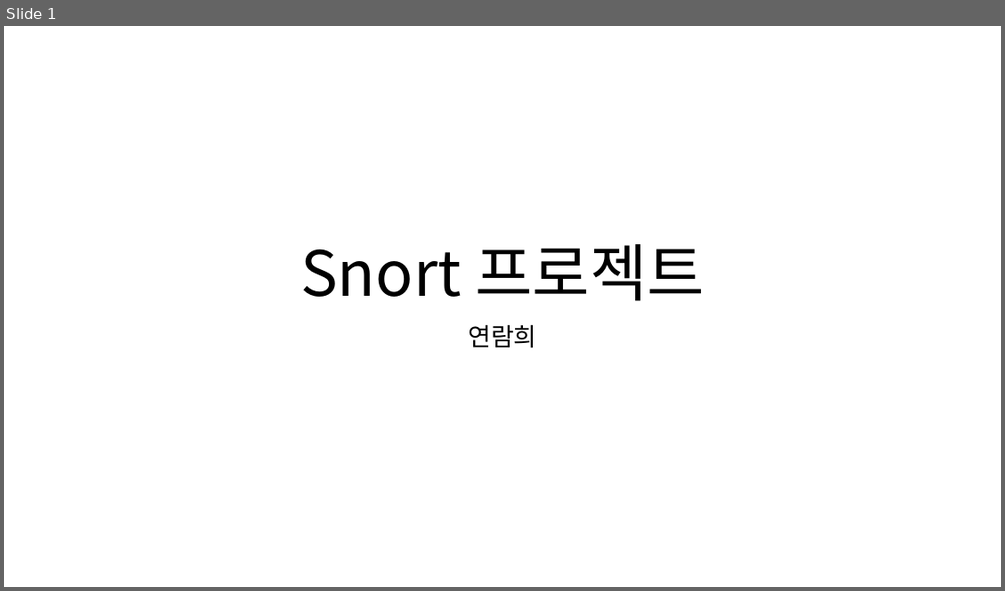
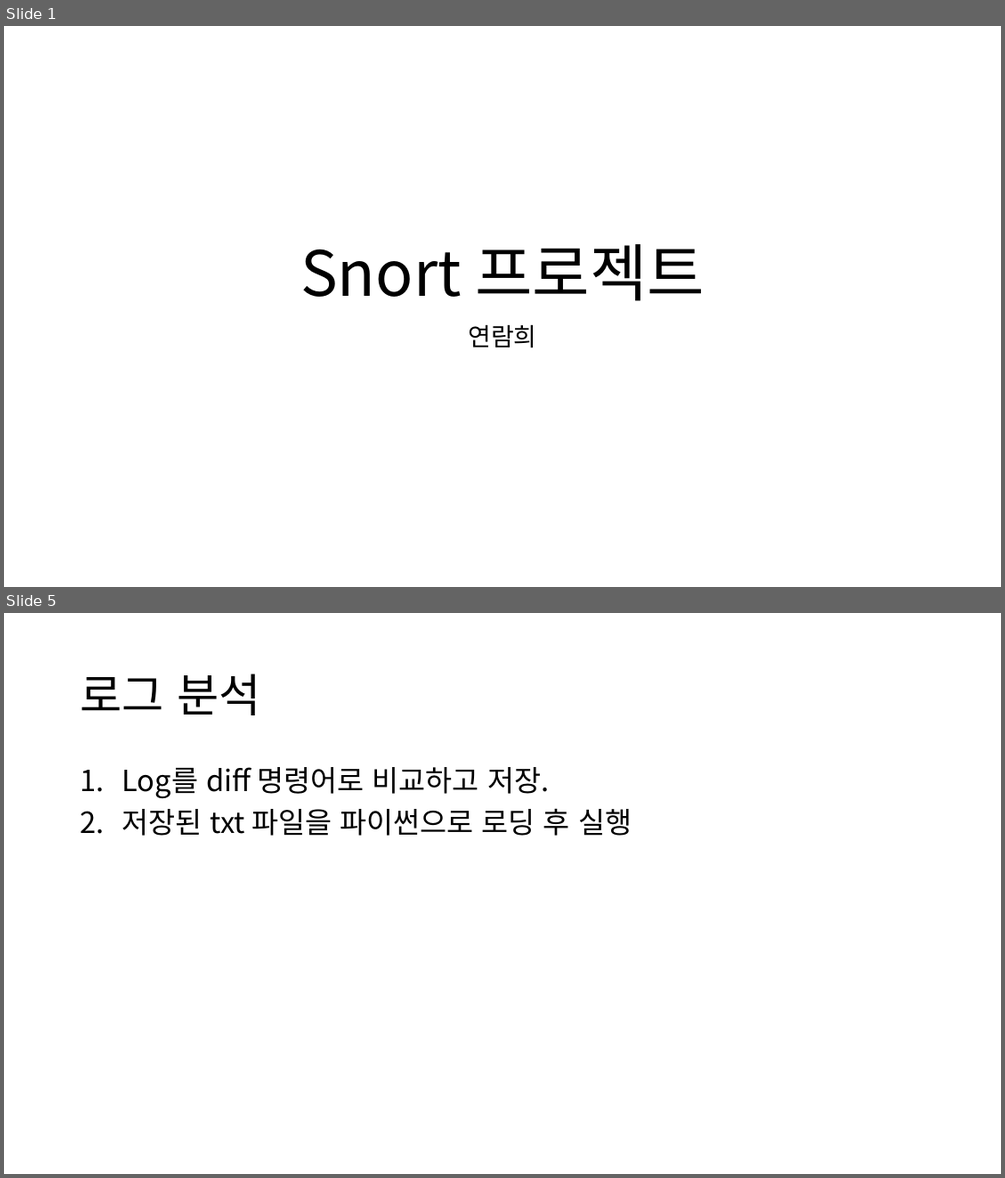
Before and after one commit to ramieeee/self_learning, a slide deck: semi_projects/보안탐지 및 SMS 알람/snort 프로젝트.pptx. Shown one above the other, each under a label of ours: slide 1 before the commit, slides 1 and 5 after it; the slides between them are not shown. The pictures are 1005x591 and 1005x1178 pixels, drawn with LibreOffice and Linux fonts; fonts in the diff are those of the drawing. Boxes give left, top, right and bottom in pixels: in the first picture for what was removed or moved away, otherwise in the second. Text is boxed around its words. In the diff, an @@ line names an element or a change of style, - is before the commit and + after.

```diff
--- a/semi_projects/보안탐지 및 SMS 알람/snort 프로젝트.pptx
+++ b/semi_projects/보안탐지 및 SMS 알람/snort 프로젝트.pptx
@@ slide 5 added at box(4, 613, 1001, 1174), background #FFFFFF @@
@@ title added at box(80, 674, 260, 715), 44 pt, text #000000 @@
+로그 분석
@@ text added at box(122, 767, 631, 835), 28 pt, text #000000 @@
+1. Log를 diff 명령어로 비교하고 저장.
+2. 저장된 txt 파일을 파이썬으로 로딩 후 실행
```
Also in this commit, not shown: 4 other slides added, 2 slides removed.
